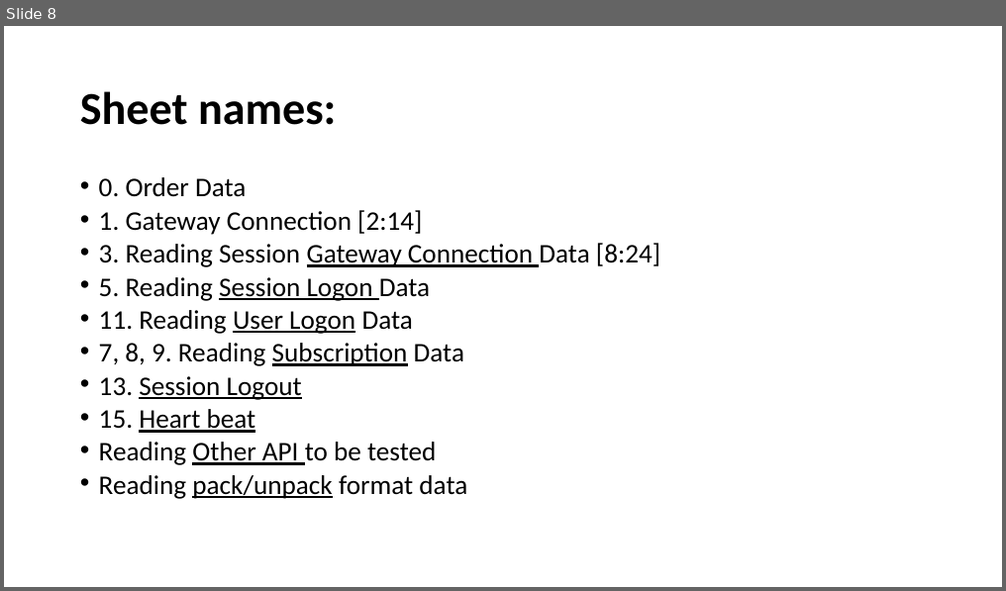
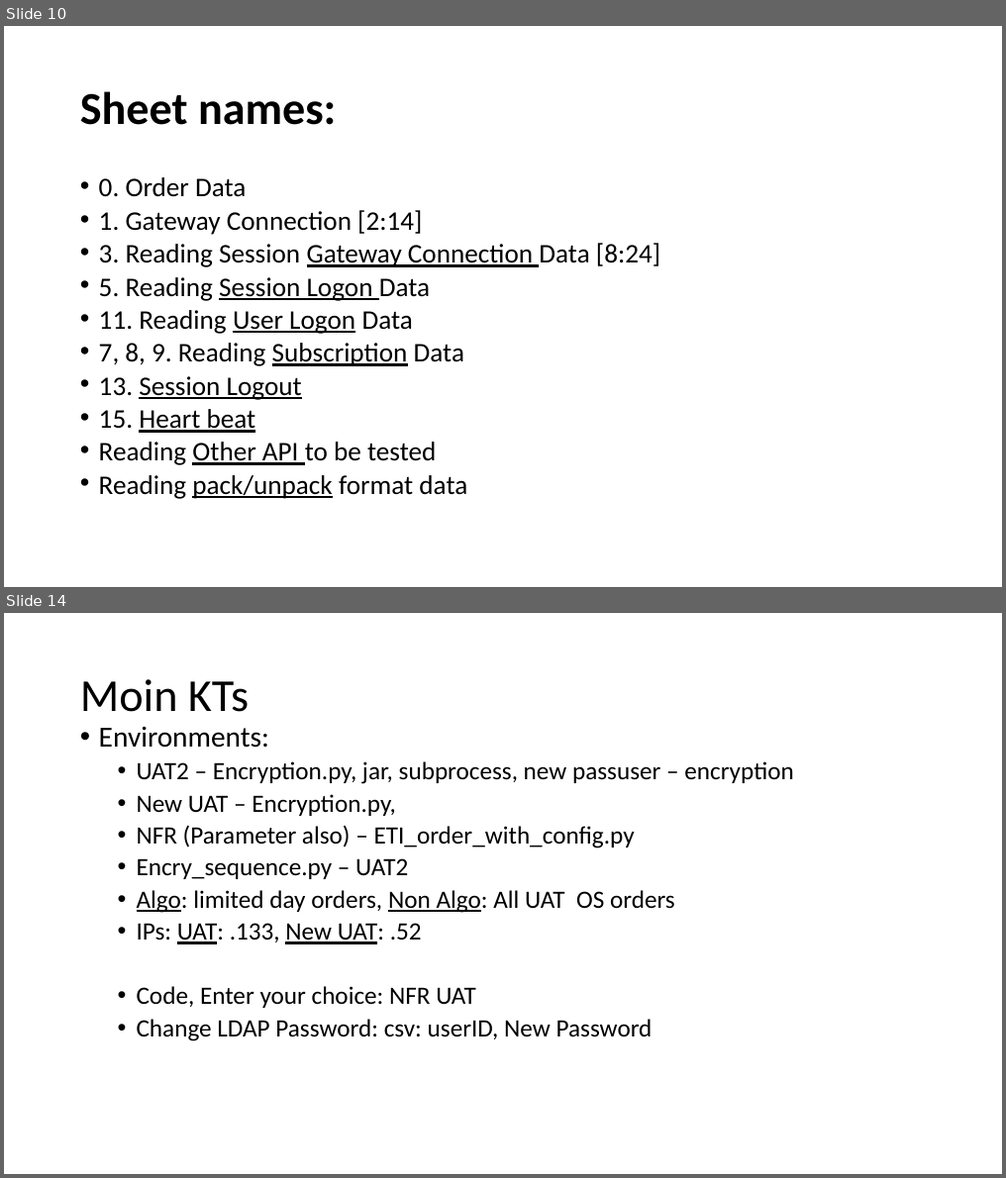
Before and after one commit to billionri/Personal-Docs, a slide deck: UAT – Functional Testing.pptx. Shown one above the other, each under a label of ours: slide 8 before the commit, slides 10 and 14 after it; the slides between them are not shown. The pictures are 1006x591 and 1006x1178 pixels, drawn with LibreOffice and Linux fonts; fonts in the diff are those of the drawing. Boxes give left, top, right and bottom in pixels: in the first picture for what was removed or moved away, otherwise in the second. Text is boxed around its words. In the diff, an @@ line names an element or a change of style, - is before the commit and + after.

```diff
--- a/UAT – Functional Testing.pptx
+++ b/UAT – Functional Testing.pptx
@@ slide 14 added at [4, 613, 1002, 1174], background #FFFFFF @@
@@ title added at [80, 679, 249, 712], 44 pt, text #000000 @@
+Moin KTs
@@ text added at [99, 726, 793, 1042], 24 pt, text #000000 @@
+• Environments:
+  • UAT2 – Encryption.py, jar, subprocess, new passuser – encryption
+  • New UAT – Encryption.py,
+  • NFR (Parameter also) – ETI_order_with_config.py
+  • Encry_sequence.py – UAT2
+  • Algo: limited day orders, Non Algo: All UAT OS orders
+  • IPs: UAT: .133, New UAT: .52
+  • Code, Enter your choice: NFR UAT
+  • Change LDAP Password: csv: userID, New Password
@@ what was slide 8 is now slide 10 @@
```
Also in this commit, not shown: 4 slides changed, 4 other slides added.
